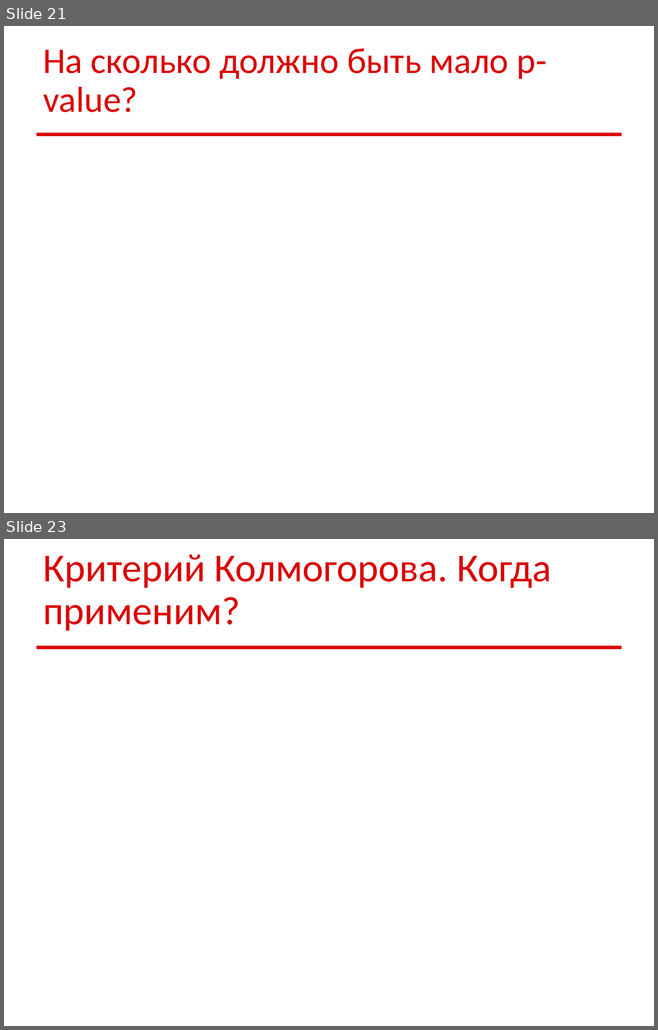
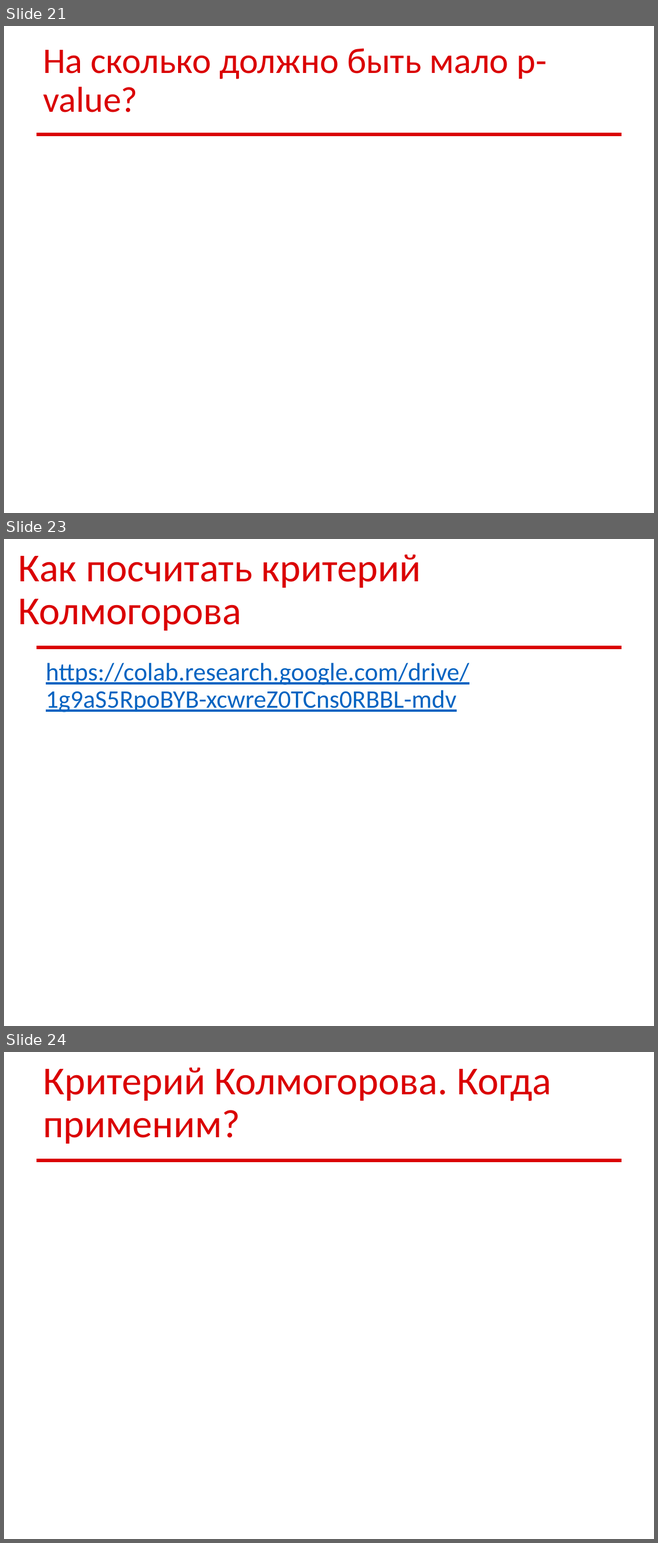
Before and after one commit to sudakov/math-for-ds, a slide deck: math_ds_02.pptx. Shown one above the other, each under a label of ours: slides 21 and 23 before the commit, slides 21, 23 and 24 after it; the slides between them are not shown. The pictures are 658x1030 and 658x1543 pixels, drawn with LibreOffice and Linux fonts; fonts in the diff are those of the drawing; grey boxes stand for pictures. Boxes give left, top, right and bottom in pixels: in the first picture for what was removed or moved away, otherwise in the second. Text is boxed around its words. In the diff, an @@ line names an element or a change of style, - is before the commit and + after.

```diff
--- a/math_ds_02.pptx
+++ b/math_ds_02.pptx
@@ slide 23 added at <box>4,539,654,1026</box>, background #FFFFFF; not listed: 1 template element that a slide beside it also shows @@
@@ title added at <box>18,554,420,631</box>, 44 pt, text #DA0002 @@
+Как посчитать критерий Колмогорова
@@ text added at <box>46,663,469,712</box>, 28 pt, text #0563C1, underline @@
+https://colab.research.google.com/drive/1g9aS5RpoBYB-xcwreZ0TCns0RBBL-mdv
@@ what was slide 23 is now slide 24 @@
```
Also in this commit, not shown: 1 slide changed, 3 other files.
